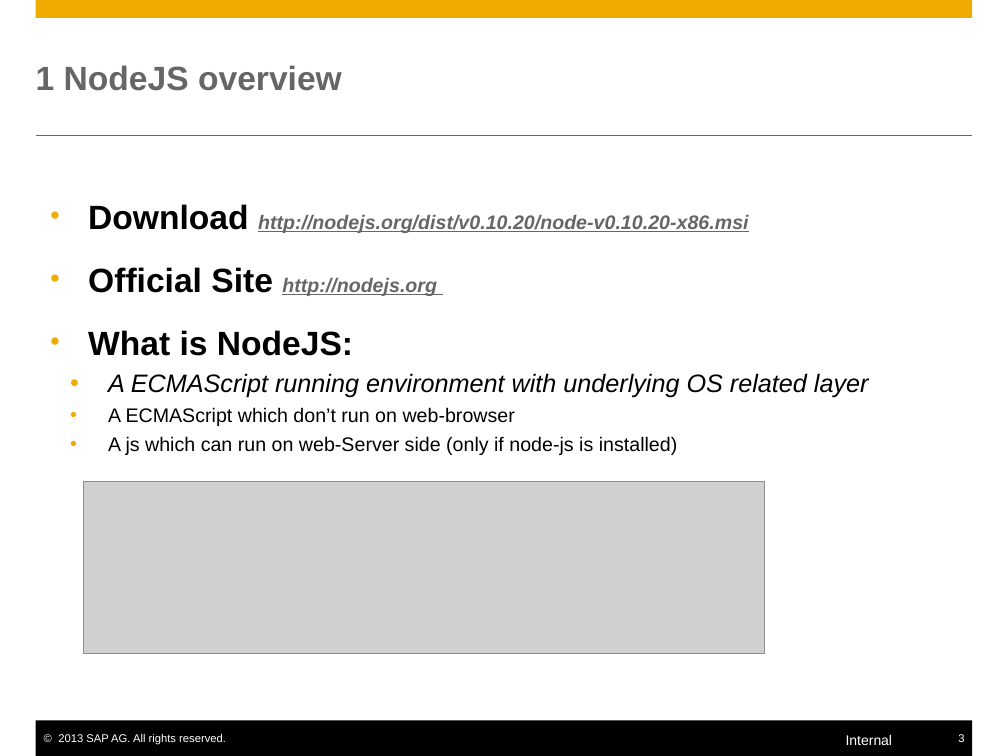
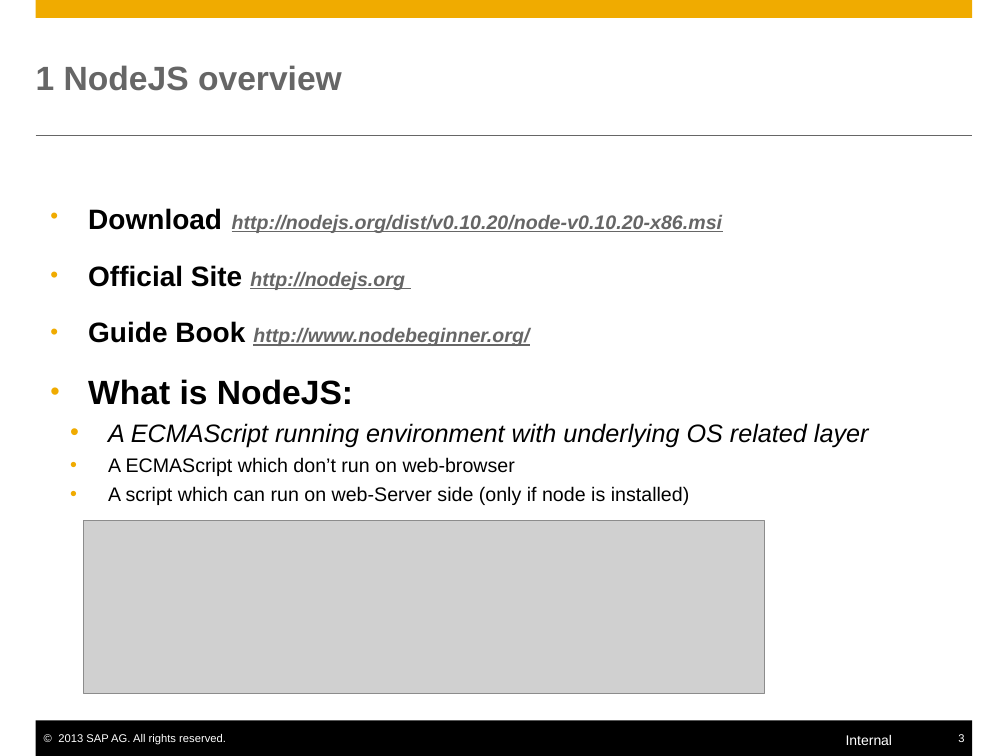
Before and after one commit to yjhcjykwbk-jlsec/mynodejs, a slide deck: slide 3 of nodejs.pptx. Drawn at 1008x756 pixels with LibreOffice and Linux fonts; fonts in the diff are those of the drawing; grey boxes stand for pictures. Boxes give left, top, right and bottom in pixels: in the first picture for what was removed or moved away, otherwise in the second. Text is boxed around its words. In the diff, an @@ line names an element or a change of style, - is before the commit and + after.

```diff
--- a/nodejs.pptx
+++ b/nodejs.pptx
@@ text at (88,208,723,290): size 24 to 20 pt in "Download", "Official Site" @@
@@ text at (88,321,529,346): paragraph added @@
+• Guide Book http://www.nodebeginner.org/
@@ text at (108,486,690,505): text changed @@
-    • A js which can run on web-Server side (only if node-js is installed)
+    • A script which can run on web-Server side (only if node is installed)
@@ picture: place and size @@
-picture at (84,481,765,653)
+picture at (84,521,765,694)
```
Also in this commit, not shown: 1 other slide changed, 1 slide added, 3 other files.
